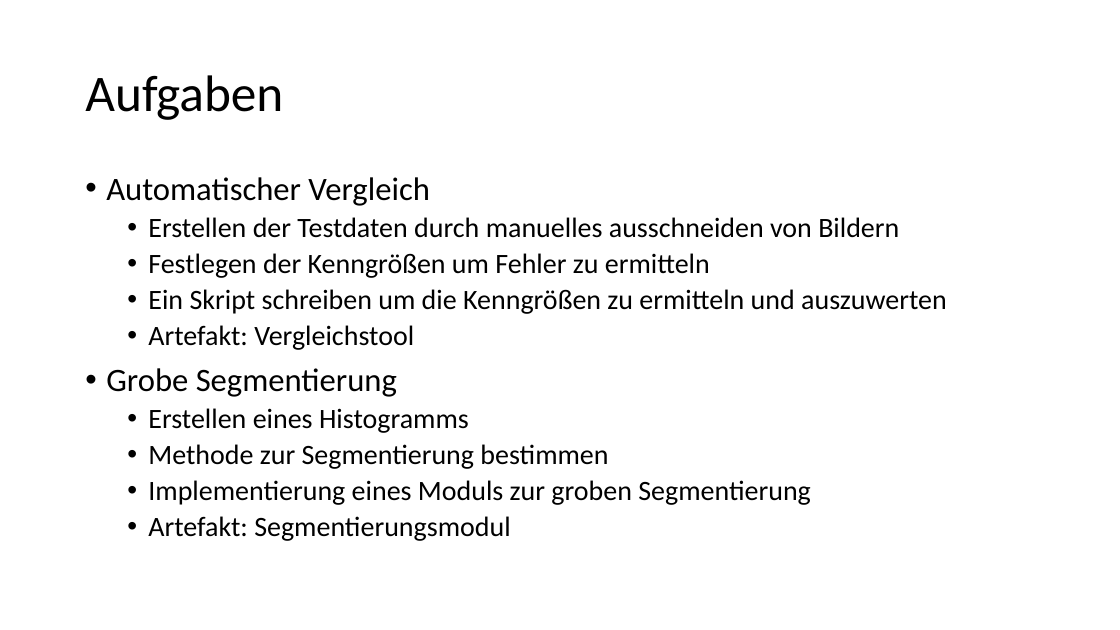
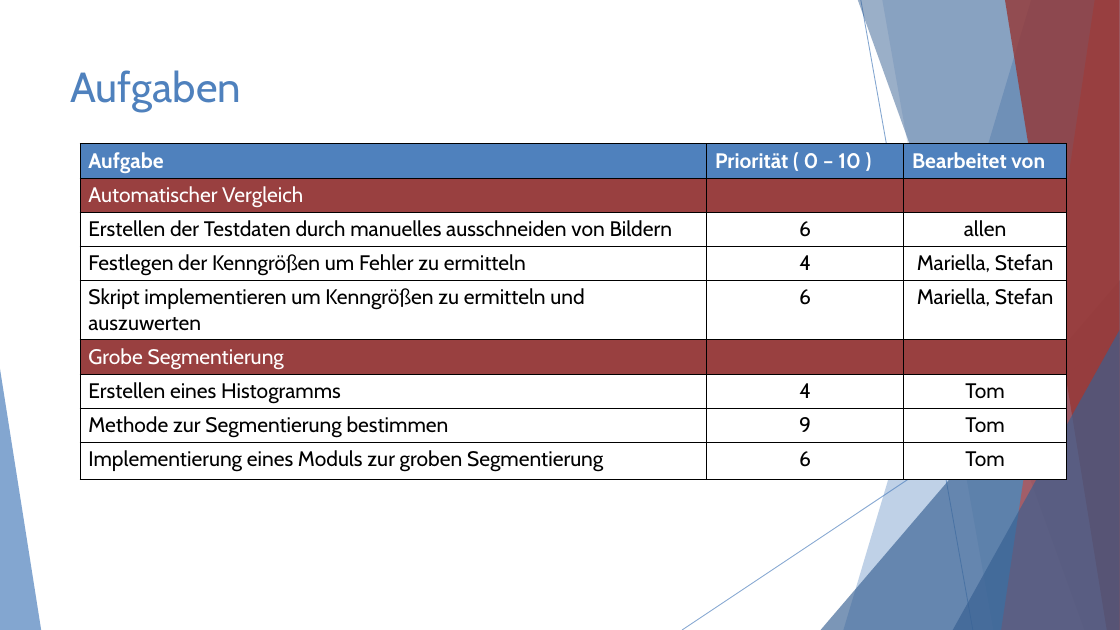
Before and after one commit to youssefMes/FotoAlbumExtractor, a slide deck: slide 4 of expose/expose_präsentation.pptx. Drawn at 1120x630 pixels with LibreOffice and Linux fonts; fonts in the diff are those of the drawing. Boxes give left, top, right and bottom in pixels: in the first picture for what was removed or moved away, otherwise in the second. Text is boxed around its words. In the diff, an @@ line names an element or a change of style, - is before the commit and + after.

```diff
--- a/expose/expose_präsentation.pptx
+++ b/expose/expose_präsentation.pptx
@@ title "Aufgaben": place and size @@
-title "Aufgaben" at (85, 75, 283, 120)
+title "Aufgaben" at (71, 70, 241, 112)
@@ title "Aufgaben" at (71, 70, 241, 112): size 44 to 36 pt, font Calibri to Cabin, text colour #000000 to #4F81BD; line spacing 0.9 to 1; vertical alignment middle to top @@
@@ table added at (80, 144, 1067, 525), 9 rows, 3 columns @@
+Aufgabe | Priorität ( 0 – 10 ) | Bearbeitet von
+Automatischer Vergleich |  | 
+Erstellen der Testdaten durch manuelles ausschneiden von Bildern | 6 | allen
+Festlegen der Kenngrößen um Fehler zu ermitteln | 4 | Mariella, Stefan
+Skript implementieren um Kenngrößen zu ermitteln und auszuwerten | 6 | Mariella, Stefan
+Grobe Segmentierung |  | 
+Erstellen eines Histogramms | 4 | Tom
+Methode zur Segmentierung bestimmen | 9 | Tom
+Implementierung eines Moduls zur groben Segmentierung | 6 | Tom
@@ text removed at (106, 177, 947, 541) @@
-• Automatischer Vergleich
-  • Erstellen der Testdaten durch manuelles ausschneiden von Bildern
-  • Festlegen der Kenngrößen um Fehler zu ermitteln
-  • Ein Skript schreiben um die Kenngrößen zu ermitteln und auszuwerten
-  • Artefakt: Vergleichstool
-• Grobe Segmentierung
-  • Erstellen eines Histogramms
-  • Methode zur Segmentierung bestimmen
-  • Implementierung eines Moduls zur groben Segmentierung
-  • Artefakt: Segmentierungsmodul
@@ group added at (0, 0, 1120, 630): 5 freeform shapes, 3 triangles, 2 lines @@
```
Also in this commit, not shown: 5 other slides changed, 2 other files.
